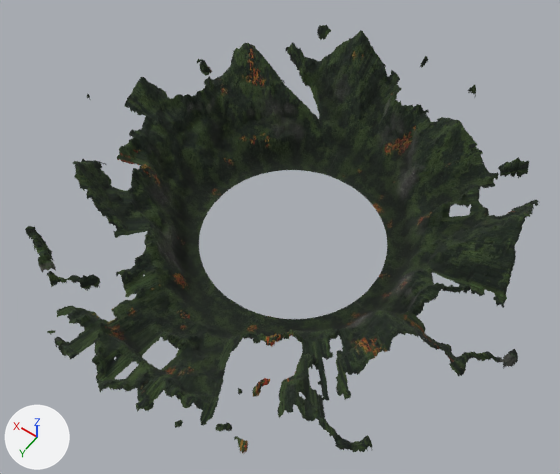
Renders of the glTF model models/outdoor/v5/backdrop_mountain_ring_v5_summer_mid.glb from each side of a commit.
Before and after are seen from a 50 mm camera at (-795.0, 1179.0, 1754.0) aimed at (-14.0, 86.0, 36.0). The axes (+X, +Y, +Z) are drawn at lower left. The lights are the same throughout. The first picture is the older version.

Objects in the first picture: 'backdrop_v5_mid'.
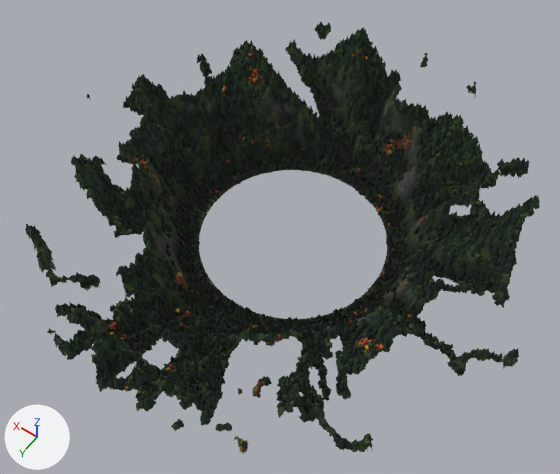
Boxes [x1, y1, x2, y2] around the edits, measured in the pictures (560 x 474 px):
'trees_v5_mid_0', added: after [26, 22, 540, 449]
'backdrop_v5_mid', unchanged, covered by the edit: before [25, 25, 539, 453]; after [25, 25, 534, 453]

Patch to the scene script:
```diff
--- a/models/outdoor/v5/backdrop_mountain_ring_v5_summer_mid.glb.py
+++ b/models/outdoor/v5/backdrop_mountain_ring_v5_summer_mid.glb.py
@@ mat_ms_bd5_trees @@
+mat_ms_bd5_trees = bpy.data.materials.new('ms_bd5_trees')
+mat_ms_bd5_trees.use_nodes = True; mat_ms_bd5_trees.node_tree.nodes.clear()
+_N = mat_ms_bd5_trees.node_tree.nodes; _L = mat_ms_bd5_trees.node_tree.links
+n0 = _N.new('ShaderNodeBsdfPrincipled'); n0.name = 'Principled BSDF'
+n0.inputs[2].default_value = 0.92  # 'Roughness'
+n1 = _N.new('ShaderNodeOutputMaterial'); n1.name = 'Material Output'
+n2 = _N.new('ShaderNodeVertexColor'); n2.name = 'Color Attribute'
+_L.new(n0.outputs[0], n1.inputs[0])  # 'BSDF' to 'Surface'
+_L.new(n2.outputs[0], n0.inputs[0])  # 'Color' to 'Base Color'
@@ me_trees_mid_summer_0 @@
+me_trees_mid_summer_0.from_pydata(...)  # 39954 vertices, 36032 faces; spans x -727.0..619.0, y -751.0..744.0, z -76.0..276.0
+me_trees_mid_summer_0.materials.append(mat_ms_bd5_trees)
@@ ob_trees_v5_mid_0 @@
+ob_trees_v5_mid_0 = bpy.data.objects.new('trees_v5_mid_0', me_trees_mid_summer_0)
+ob_trees_v5_mid_0.location = (0.0, 0.0, 0.0)
```
